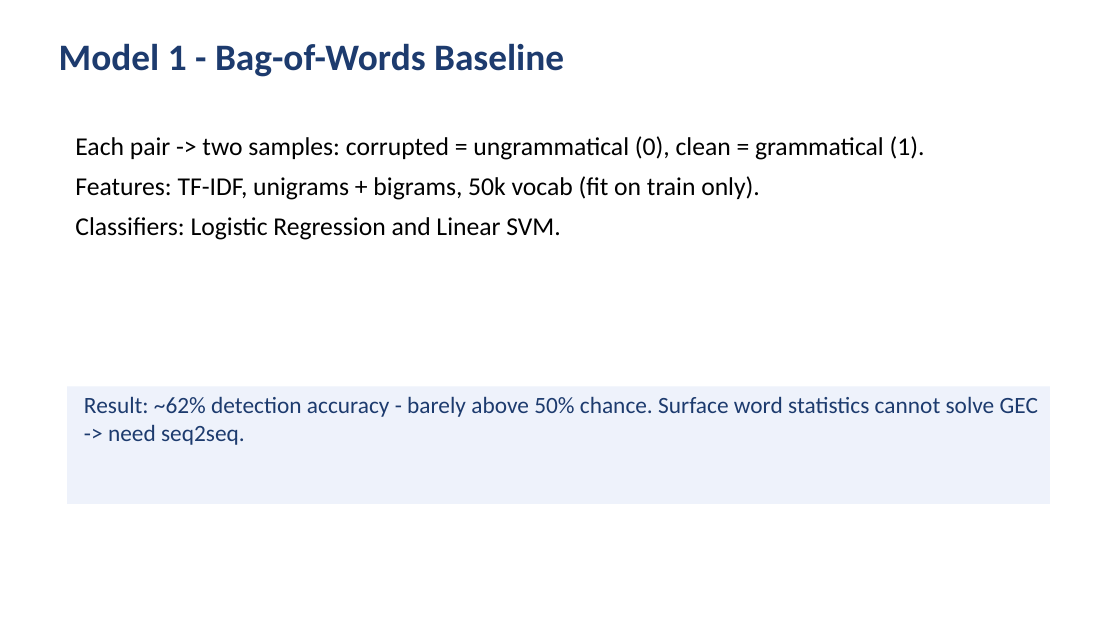
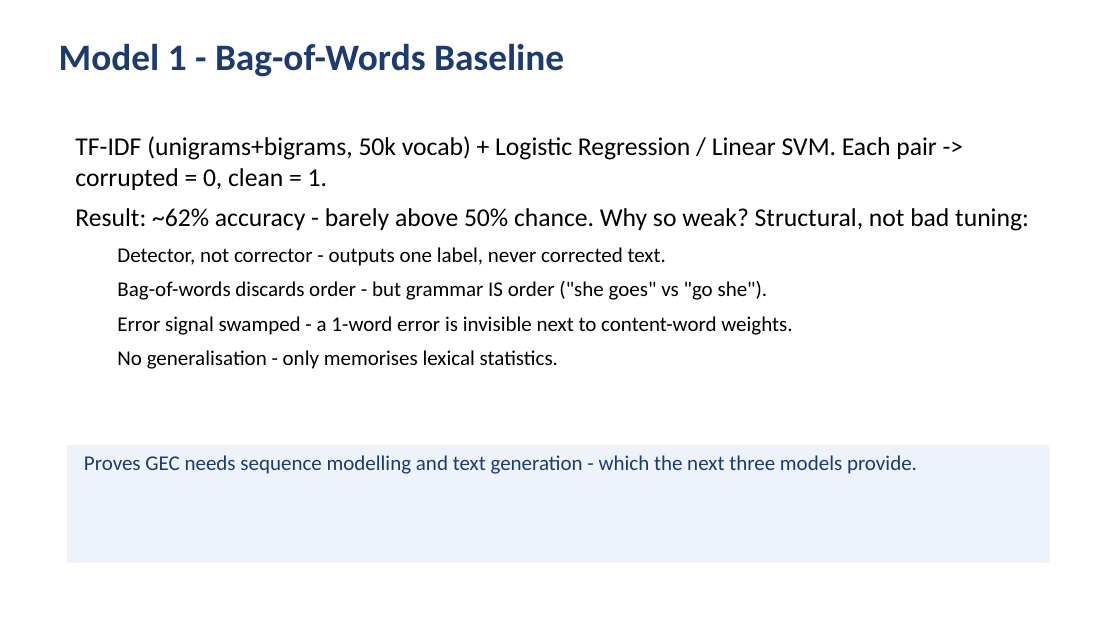
Before and after one commit to IbrahimHanafy2222/Deep-Project, a slide deck: slide 5 of presentation/slides.pptx. Drawn at 1120x630 pixels with LibreOffice and Linux fonts; fonts in the diff are those of the drawing. Boxes give left, top, right and bottom in pixels: in the first picture for what was removed or moved away, otherwise in the second. Text is boxed around its words. In the diff, an @@ line names an element or a change of style, - is before the commit and + after.

Commit message:
Add figures, 3-model worked examples, and deeper comparative analysis
- report.tex: add three_way_compare and transformer cross-attention figures;
  add worked-example section (3 correctors side by side) and a section
  explaining why the attention LSTM and Transformer score so close;
  expand the Bag-of-Words limitations discussion
- presentations (Beamer/reveal/print/pptx): add worked-example and
  why-P4-approx-P5 slides; swap in the three-way length comparison figure;
  expand the Bag-of-Words slide; decks now 17 slides
- DEEP_LEARNING_EXPLAINER: add why-LSTM+attention-approx-Transformer section

```diff
--- a/presentation/slides.pptx
+++ b/presentation/slides.pptx
@@ text at box(75, 136, 1029, 369): text changed; size 22 to 18 pt @@
-Each pair -> two samples: corrupted = ungrammatical (0), clean = grammatical (1).
-Features: TF-IDF, unigrams + bigrams, 50k vocab (fit on train only).
-Classifiers: Logistic Regression and Linear SVM.
+TF-IDF (unigrams+bigrams, 50k vocab) + Logistic Regression / Linear SVM. Each pair -> corrupted = 0, clean = 1.
+Result: ~62% accuracy - barely above 50% chance. Why so weak? Structural, not bad tuning:
+  Detector, not corrector - outputs one label, never corrected text.
+  Bag-of-words discards order - but grammar IS order ("she goes" vs "go she").
+  Error signal swamped - a 1-word error is invisible next to content-word weights.
+  No generalisation - only memorises lexical statistics.
@@ rectangle "Proves GEC needs sequence modelling ...": place and size @@
-rectangle "Proves GEC needs sequence modelling ..." at box(67, 386, 1050, 504)
+rectangle "Proves GEC needs sequence modelling ..." at box(67, 445, 1050, 563)
@@ text in rectangle at box(84, 455, 917, 474): text changed; size 20 to 18 pt @@
-Result: ~62% detection accuracy - barely above 50% chance. Surface word statistics cannot solve GEC -> need seq2seq.
+Proves GEC needs sequence modelling and text generation - which the next three models provide.
```
Also in this commit, not shown: 4 slides added, 2 slides removed, 7 other files.
